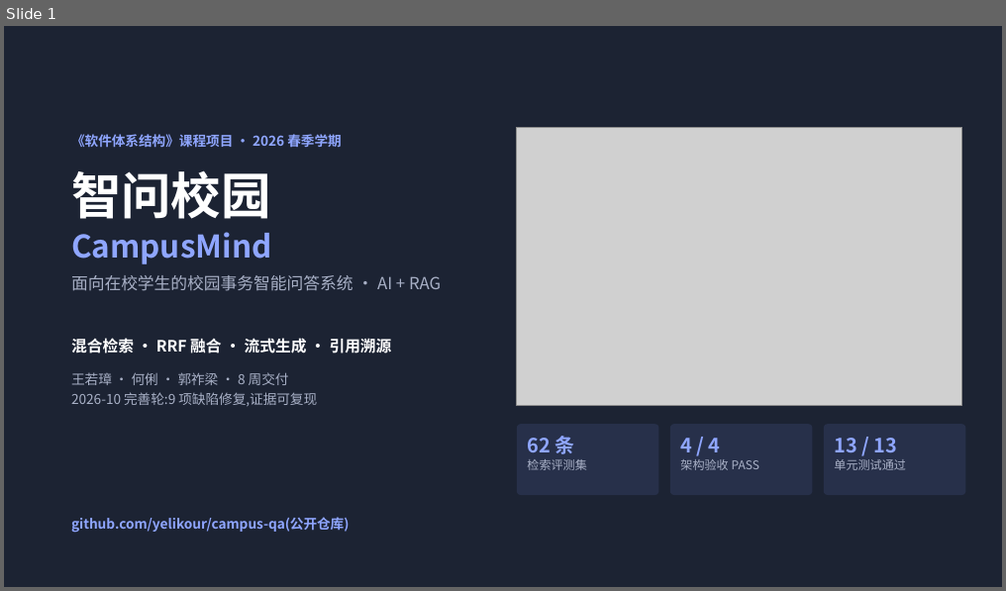
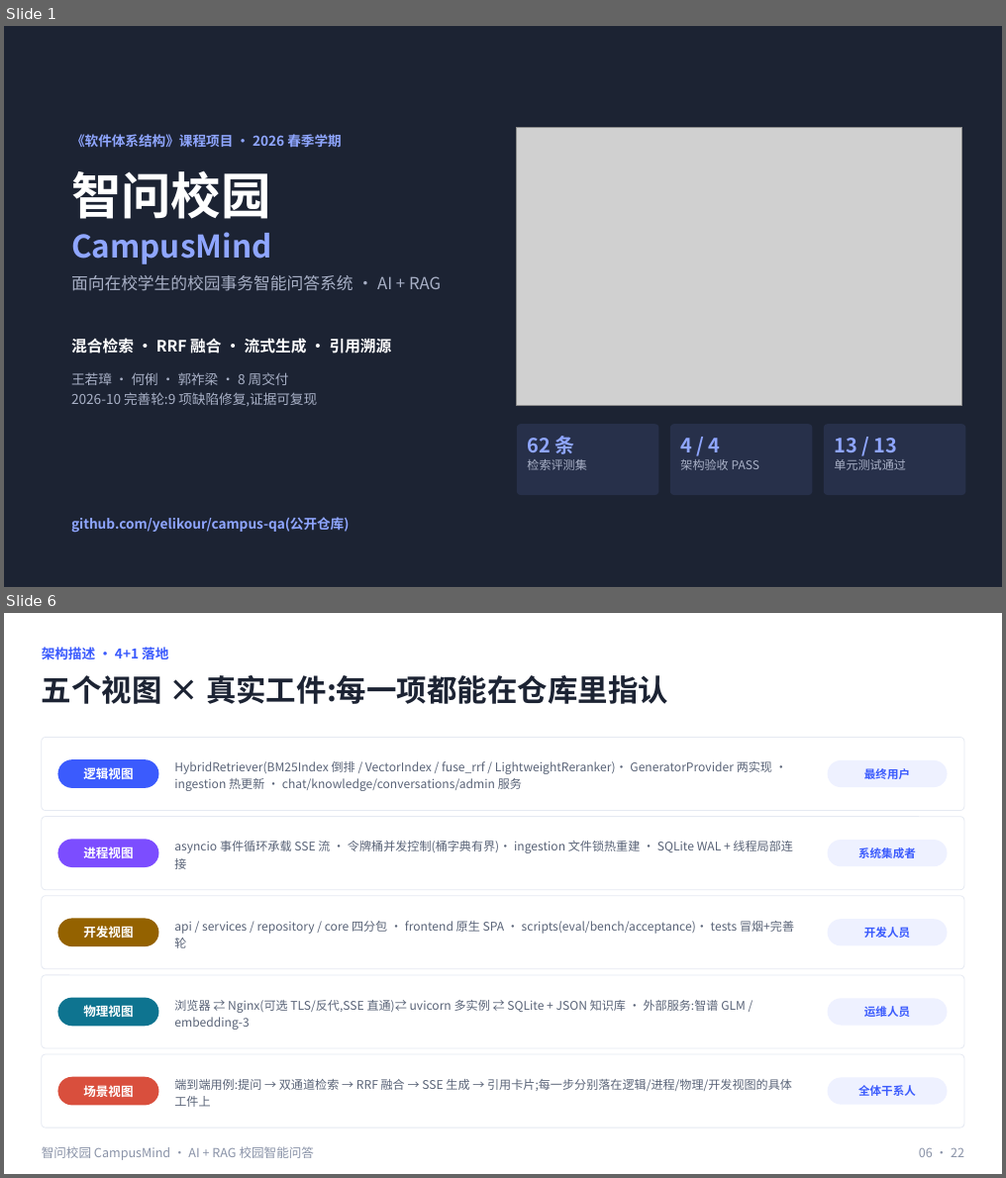
Before and after one commit to yelikour/campus-qa, a slide deck: ppt/智问校园CampusMind项目讲解PPT.pptx. Shown one above the other, each under a label of ours: slide 1 before the commit, slides 1 and 6 after it; the slides between them are not shown. The pictures are 1006x591 and 1006x1178 pixels, drawn with LibreOffice and Linux fonts; fonts in the diff are those of the drawing; grey boxes stand for pictures. Boxes give left, top, right and bottom in pixels: in the first picture for what was removed or moved away, otherwise in the second. Text is boxed around its words. In the diff, an @@ line names an element or a change of style, - is before the commit and + after.

Commit message:
docs: add course deliverables — SRS/SDD-SAD docs, UI prototype, deck v22, and 8 template-filled artifacts
New this round (from 03/ course template pack):
- docs/课程交付物/: 软件项目计划 / Vision文档 / 软件需求规约 / 软件架构文档 /
  迭代计划(4 iterations) / 系统测试用例(12 real cases) / 系统测试报告 /
  项目总结报告 — all filled with real project data (LOC 533/1005,
  eval/bench/acceptance evidence, risk table, contribution split),
  template instructions stripped.
- .build/fill_templates.py: reproducible template-filling pipeline.

Previously staged this session:
- PPT expanded 17 -> 22 slides (SRS, 4+1 views overview+mapping, DB
  modeling ER, ADR cards), auto page numbers, visual-QA 22/22 pass.
- SRS 需求规格说明书 (13pp) and 设计与架构文档 SDD+SAD (15pp, 3 embedded
  architecture diagrams) with covers, TOC fields, 3-section numbering;
  postcheck 0 errors; UI prototype self-contained HTML (3 views,
  annotation mode, state designs, page flow, design spec).

```diff
--- a/ppt/智问校园CampusMind项目讲解PPT.pptx
+++ b/ppt/智问校园CampusMind项目讲解PPT.pptx
@@ slide 6 added at (x1=4, y1=613, x2=1002, y2=1174), background #FFFFFF @@
@@ text added at (x1=42, y1=647, x2=168, y2=660), 13 pt, text #3B5BFD, bold @@
+架构描述 · 4+1 落地
@@ text added at (x1=42, y1=675, x2=668, y2=704), 29 pt, text #1C2333, bold @@
+五个视图 × 真实工件:每一项都能在仓库里指认
@@ rounded rectangle added at (x1=42, y1=738, x2=964, y2=811), fill #FFFFFF, outline #E5E9F2 0.75 pt @@
@@ rounded rectangle added at (x1=57, y1=760, x2=159, y2=788), fill #3B5BFD, 12 pt, text #FFFFFF, bold @@
+逻辑视图
@@ rounded rectangle added at (x1=828, y1=761, x2=947, y2=787), fill #EEF1FF, 11 pt, text #3B5BFD, bold @@
+最终用户
@@ text added at (x1=174, y1=761, x2=772, y2=791), 11.5 pt, text #5A6478 @@
+HybridRetriever(BM25Index 倒排 / VectorIndex / fuse_rrf / LightweightReranker)· GeneratorProvider 两实现 · ingestion 热更新 · chat/knowledge/conversations/admin 服务
@@ rounded rectangle added at (x1=42, y1=817, x2=964, y2=890), fill #FFFFFF, outline #E5E9F2 0.75 pt @@
@@ rounded rectangle added at (x1=57, y1=839, x2=159, y2=867), fill #7C4DFF, 12 pt, text #FFFFFF, bold @@
+进程视图
@@ text added at (x1=174, y1=841, x2=792, y2=869), 11.5 pt, text #5A6478 @@
+asyncio 事件循环承载 SSE 流 · 令牌桶并发控制(桶字典有界)· ingestion 文件锁热重建 · SQLite WAL + 线程局部连接
@@ rounded rectangle added at (x1=828, y1=840, x2=947, y2=866), fill #EEF1FF, 11 pt, text #3B5BFD, bold @@
+系统集成者
@@ rounded rectangle added at (x1=42, y1=896, x2=964, y2=969), fill #FFFFFF, outline #E5E9F2 0.75 pt @@
@@ rounded rectangle added at (x1=57, y1=919, x2=159, y2=947), fill #946200, 12 pt, text #FFFFFF, bold @@
+开发视图
@@ text added at (x1=174, y1=921, x2=794, y2=949), 11.5 pt, text #5A6478 @@
+api / services / repository / core 四分包 · frontend 原生 SPA · scripts(eval/bench/acceptance)· tests 冒烟+完善轮
@@ rounded rectangle added at (x1=828, y1=919, x2=947, y2=947), fill #EEF1FF, 11 pt, text #3B5BFD, bold @@
+开发人员
@@ rounded rectangle added at (x1=42, y1=975, x2=964, y2=1049), fill #FFFFFF, outline #E5E9F2 0.75 pt @@
@@ rounded rectangle added at (x1=57, y1=998, x2=159, y2=1026), fill #0E7490, 12 pt, text #FFFFFF, bold @@
+物理视图
@@ rounded rectangle added at (x1=828, y1=998, x2=947, y2=1026), fill #EEF1FF, 11 pt, text #3B5BFD, bold @@
+运维人员
@@ text added at (x1=174, y1=1000, x2=746, y2=1030), 11.5 pt, text #5A6478 @@
+浏览器 ⇄ Nginx(可选 TLS/反代,SSE 直通)⇄ uvicorn 多实例 ⇄ SQLite + JSON 知识库 · 外部服务:智谱 GLM / embedding-3
@@ rounded rectangle added at (x1=42, y1=1055, x2=964, y2=1128), fill #FFFFFF, outline #E5E9F2 0.75 pt @@
@@ rounded rectangle added at (x1=57, y1=1077, x2=159, y2=1106), fill #D94F3D, 12 pt, text #FFFFFF, bold @@
+场景视图
@@ text added at (x1=174, y1=1079, x2=792, y2=1107), 11.5 pt, text #5A6478 @@
+端到端用例:提问 → 双通道检索 → RRF 融合 → SSE 生成 → 引用卡片;每一步分别落在逻辑/进程/物理/开发视图的具体工件上
@@ rounded rectangle added at (x1=828, y1=1078, x2=947, y2=1105), fill #EEF1FF, 11 pt, text #3B5BFD, bold @@
+全体干系人
@@ text added at (x1=42, y1=1147, x2=315, y2=1160), 12 pt, text #8A93A8 @@
+智问校园 CampusMind · AI + RAG 校园智能问答
@@ text added at (x1=919, y1=1149, x2=964, y2=1157), 12 pt, text #8A93A8 @@
+06 · 22
```
Also in this commit, not shown: 15 slides changed, 4 other slides added, 25 other files.
